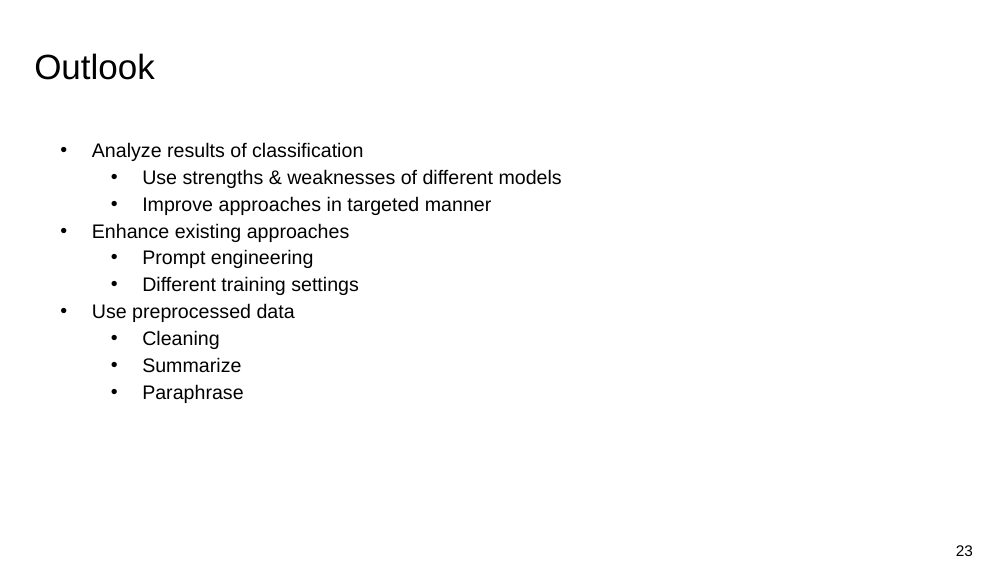
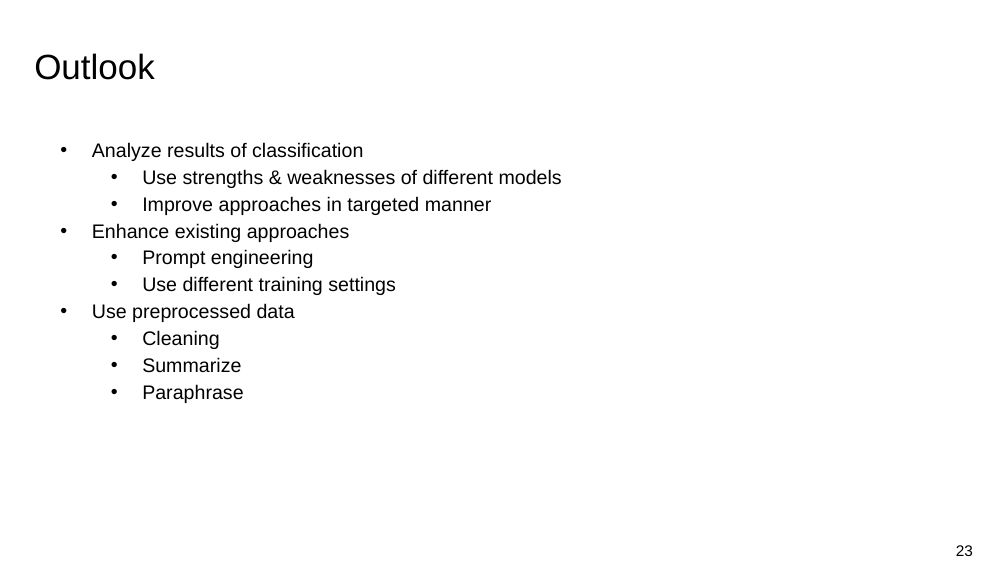
Before and after one commit to omarelbeltagy/clarity, a slide deck: slide 23 of assets/presentation/03 - Pipeline and Initial Experiments.pptx. Drawn at 1008x567 pixels with LibreOffice and Linux fonts; fonts in the diff are those of the drawing; background and template pictures are left out. Boxes give left, top, right and bottom in pixels: in the first picture for what was removed or moved away, otherwise in the second. Text is boxed around its words. In the diff, an @@ line names an element or a change of style, - is before the commit and + after.

```diff
--- a/assets/presentation/03 - Pipeline and Initial Experiments.pptx
+++ b/assets/presentation/03 - Pipeline and Initial Experiments.pptx
@@ text at <box>142,276,396,295</box>: text changed @@
-  • Different training settings
+  • Use different training settings
```
Also in this commit, not shown: 3 other files.
